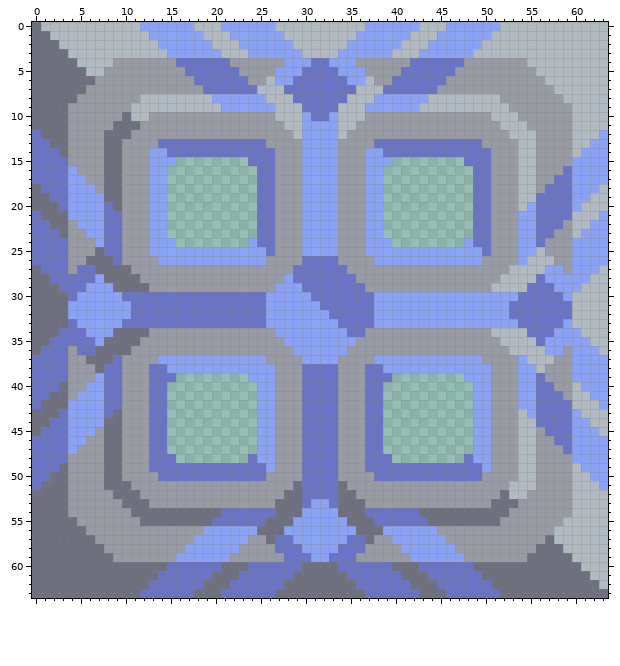
Two states of a pixel-art sprite, assets/sprites/blocks/T1-chip-factory.png. Above: the version before the commit.
The file is 64x64 pixels.
Once edited:
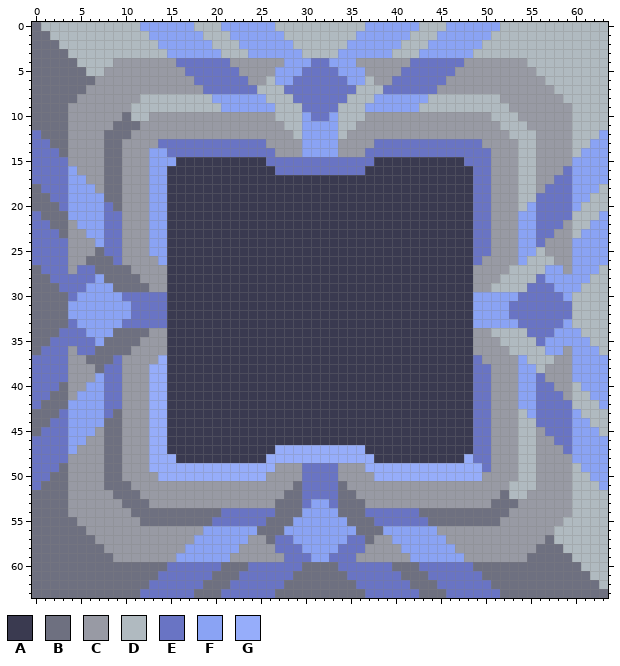
Palette (. is transparent): A #3a3a50  B #6e7080  C #989aa4  D #b0bac0  E #6974c4  F #8aa3f4  G #96adfa
Diff:
y 14: x 37..38 FF -> EE
y 15: x 16..25 ........EE -> AAAAAAAAAA; x 27..47 CCCFFFFCCCFFF........ -> EEEEEEEEEEEAAAAAAAAAA
y 16: x 15..48 ..........EECCCFFFFCCCFF.......... -> AAAAAAAAAAAAEEEEEEEEEEAAAAAAAAAAAA
y 17..23: x 15..48 ..........EECCCFFFFCCCFF.......... -> AAAAAAAAAAAAAAAAAAAAAAAAAAAAAAAAAA
y 24: x 15..48 F........FEECCCFFFFCCCFFF........F -> AAAAAAAAAAAAAAAAAAAAAAAAAAAAAAAAAA
y 25: x 15..49 FFFFFFFFFFFECCCFFFFCCCFFFFFFFFFFFFF -> AAAAAAAAAAAAAAAAAAAAAAAAAAAAAAAAAAE
y 26: x 15..49 FFFFFFFFFFFCCCCEEEECCCCFFFFFFFFFFFF -> AAAAAAAAAAAAAAAAAAAAAAAAAAAAAAAAAAE
y 27: x 15..48 CCCCCCCCCCCCCCEEEEEECCCCCCCCCCCCCC -> AAAAAAAAAAAAAAAAAAAAAAAAAAAAAAAAAA
y 28: x 15..48 CCCCCCCCCCCCCFEEEEEEECCCCCCCCCCCCC -> AAAAAAAAAAAAAAAAAAAAAAAAAAAAAAAAAA
y 29: x 15..48 CCCCCCCCCCCCFFFEEEEEEECCCCCCCCCCCC -> AAAAAAAAAAAAAAAAAAAAAAAAAAAAAAAAAA
y 30: x 15..48 EEEEEEEEEEEFFFFFEEEEEEEFFFFFFFFFFF -> AAAAAAAAAAAAAAAAAAAAAAAAAAAAAAAAAA
y 31: x 15..48 EEEEEEEEEEEFFFFFFEEEEEEFFFFFFFFFFF -> AAAAAAAAAAAAAAAAAAAAAAAAAAAAAAAAAA
y 32: x 15..48 EEEEEEEEEEEFFFFFFFEEEEEFFFFFFFFFFF -> AAAAAAAAAAAAAAAAAAAAAAAAAAAAAAAAAA
y 33: x 15..48 EEEEEEEEEEEFFFFFFFFEEEEFFFFFFFFFFF -> AAAAAAAAAAAAAAAAAAAAAAAAAAAAAAAAAA
y 34: x 15..48 CCCCCCCCCCCCFFFFFFFFEECCCCCCCCCCCC -> AAAAAAAAAAAAAAAAAAAAAAAAAAAAAAAAAA
y 35: x 15..48 CCCCCCCCCCCCCFFFFFFFFCCCCCCCCCCCCC -> AAAAAAAAAAAAAAAAAAAAAAAAAAAAAAAAAA
y 36: x 15..48 CCCCCCCCCCCCCCFFFFFFCCCCCCCCCCCCCC -> AAAAAAAAAAAAAAAAAAAAAAAAAAAAAAAAAA
y 37: x 14..49 FFFFFFFFFFFFCCCCFFFFCCCCFFFFFFFFFFFF -> GAAAAAAAAAAAAAAAAAAAAAAAAAAAAAAAAAAE
y 38: x 13..50 EEFFFFFFFFFFFFCCCEEEECCCEEFFFFFFFFFFFF -> GGAAAAAAAAAAAAAAAAAAAAAAAAAAAAAAAAAAEE
y 39: x 13..50 EEE........FFFCCCEEEECCCEEE........FFF -> GGAAAAAAAAAAAAAAAAAAAAAAAAAAAAAAAAAAEE
y 40..46: x 13..50 EE..........FFCCCEEEECCCEE..........FF -> GGAAAAAAAAAAAAAAAAAAAAAAAAAAAAAAAAAAEE
y 47: x 13..50 EE..........FFCCCEEEECCCEE..........FF -> GGAAAAAAAAAAAAGGGGGGGGGGAAAAAAAAAAAAEE
y 48: x 13..50 EEE........EFFCCCEEEECCCEEE........EFF -> GGGAAAAAAAAAAGGGGGGGGGGGGAAAAAAAAAAGEE
y 49: x 13..26 EEEEEEEEEEEEEF -> GGGGGGGGGGGGGG; x 37..50 EEEEEEEEEEEEEF -> GGGGGGGGGGGGGE
y 50: x 14..25 EEEEEEEEEEEE -> GGGGGGGGGGGG; x 38..49 EEEEEEEEEEEE -> GGGGGGGGGGGG
